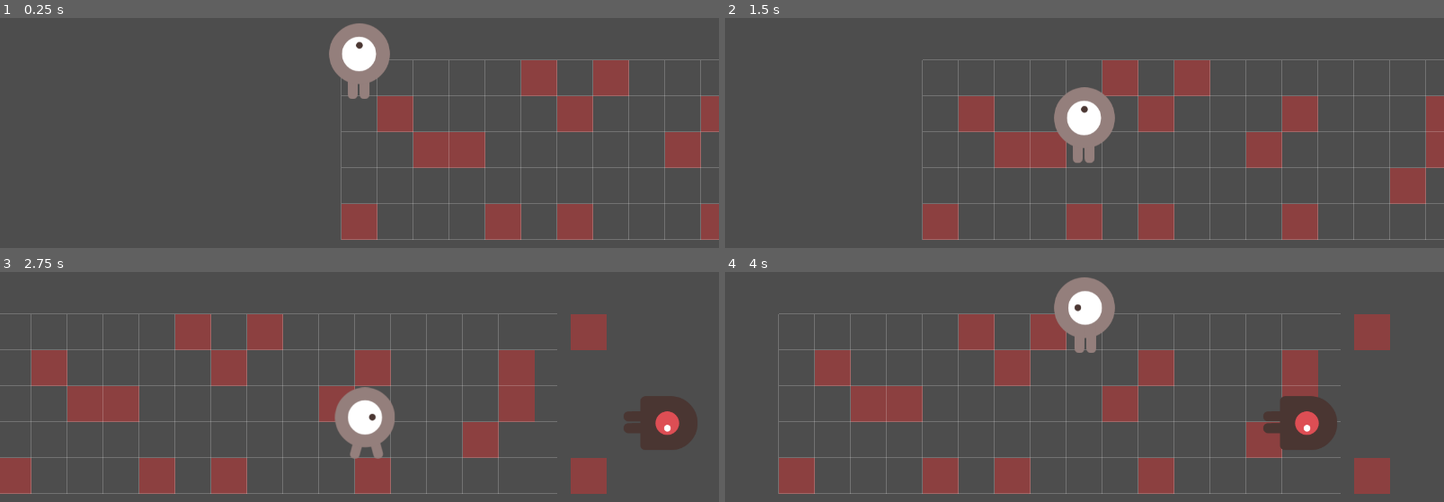
Above: before the commit, frames 1-4 (two rows, left to right).
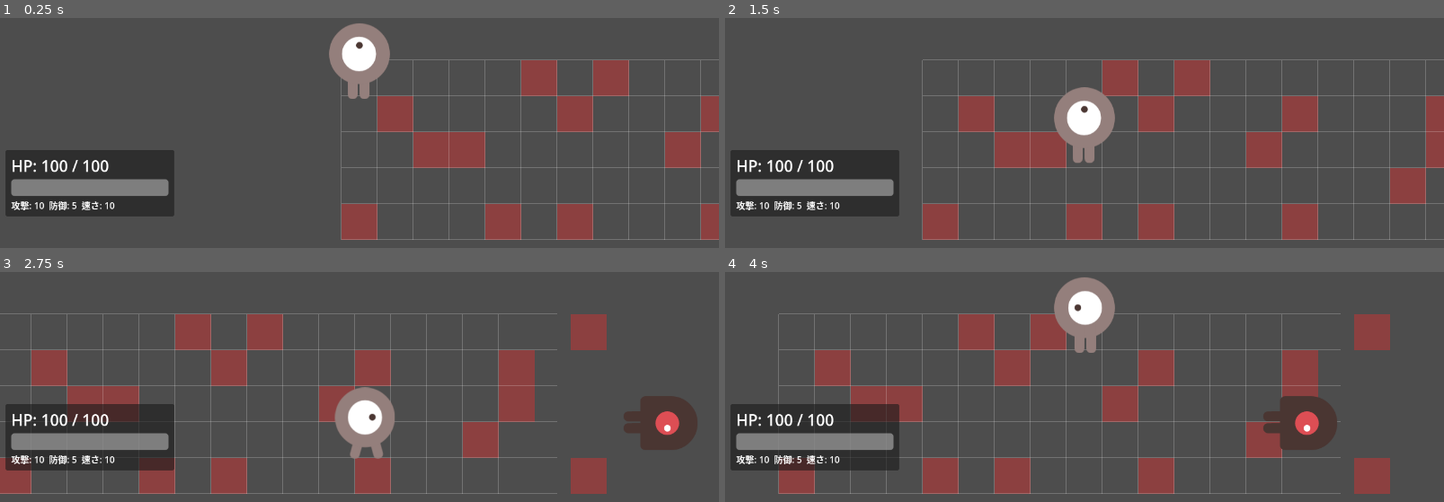
Above: after the commit, the same moments.

Repository: himanushi/godot-test
Game: Godot game, scene res://main.tscn
Two runs of this game, one before a commit and one after it. Both use one fixed random seed, a clock stepped at 60 frames per second and the inputs below.
Inputs:
- Up to frame 1 (0.25 s): no input
- Up to frame 2 (1.5 s): tap Enter (ui_accept) at 0.5, 0.77 s; hold Right (ui_right) 0.53-1.28 s; hold Down (ui_down) from 1.28 s (still down)
- Up to frame 3 (2.75 s): tap Enter (ui_accept) at 1.52, 2 s; release Down (ui_down) at 2.03 s; hold Right (ui_right) from 2.03 s (still down)
- Up to frame 4 (4 s): release Right (ui_right) at 2.78 s; hold Up (ui_up) 2.78-3.53 s; tap Enter (ui_accept) at 3.02, 3.77 s; hold Left (ui_left) from 3.53 s (still down)

The runs differ from the first frame. In frame 1, 6.5% of the frame differs, in the area x 0-25%, y 57-87%; in frame 2, 6.5%; in frame 3, 6.5%; in frame 4, 6.4%.

Commit message:
fix: main.tscn

Diff:
--- a/srpg/main.tscn
+++ b/srpg/main.tscn
@@ -1,9 +1,10 @@
-[gd_scene load_steps=5 format=3 uid="uid://bldqa2u8axvm2"]
+[gd_scene load_steps=6 format=3 uid="uid://bldqa2u8axvm2"]
 
 [ext_resource type="Script" path="res://main.gd" id="1_main"]
 [ext_resource type="Script" path="res://turn_manager.gd" id="1_turn"]
 [ext_resource type="PackedScene" uid="uid://cldykh7qxeaic" path="res://field.tscn" id="1_0xm2m"]
 [ext_resource type="PackedScene" uid="uid://bprsxgrqv27my" path="res://characters/player.tscn" id="2_0xm2m"]
+[ext_resource type="Script" path="res://hud.gd" id="5_hud"]
 
 [node name="Main" type="Node2D"]
 script = ExtResource("1_main")
@@ -21,3 +22,39 @@
 position = Vector2(0, 300)
 
 [node name="Player" parent="Characters" groups=["player"] instance=ExtResource("2_0xm2m")]
+
+[node name="HUD" type="CanvasLayer" parent="."]
+script = ExtResource("5_hud")
+
+[node name="Panel" type="Panel" parent="HUD"]
+offset_left = 10.0
+offset_top = 520.0
+offset_right = 310.0
+offset_bottom = 638.0
+
+[node name="VBoxContainer" type="VBoxContainer" parent="HUD/Panel"]
+layout_mode = 1
+anchors_preset = 15
+anchor_right = 1.0
+anchor_bottom = 1.0
+offset_left = 10.0
+offset_top = 10.0
+offset_right = -10.0
+offset_bottom = -10.0
+grow_horizontal = 2
+grow_vertical = 2
+
+[node name="HPLabel" type="Label" parent="HUD/Panel/VBoxContainer"]
+layout_mode = 2
+text = "HP: 100 / 100"
+theme_type_variation = &"HeaderLarge"
+
+[node name="HPBar" type="ProgressBar" parent="HUD/Panel/VBoxContainer"]
+custom_minimum_size = Vector2(0, 30)
+layout_mode = 2
+value = 100.0
+show_percentage = false
+
+[node name="StatsLabel" type="Label" parent="HUD/Panel/VBoxContainer"]
+layout_mode = 2
+text = "攻撃: 10  防御: 5  速さ: 10"
